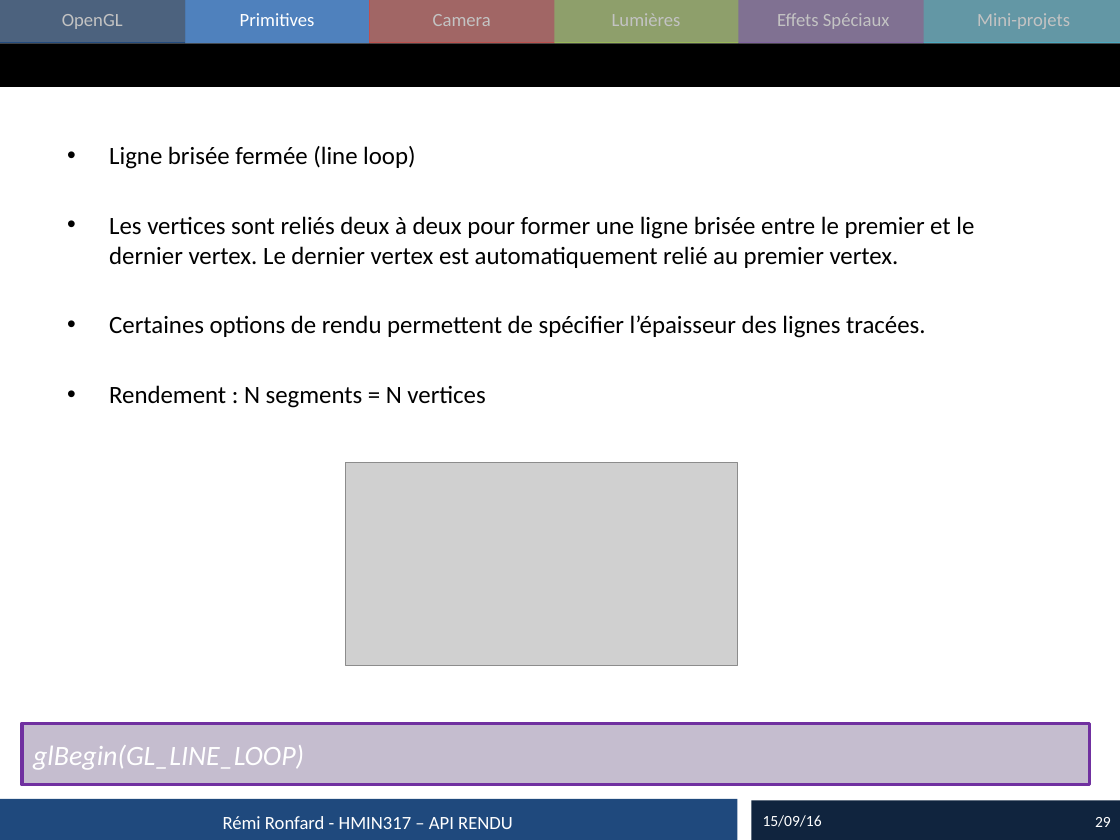
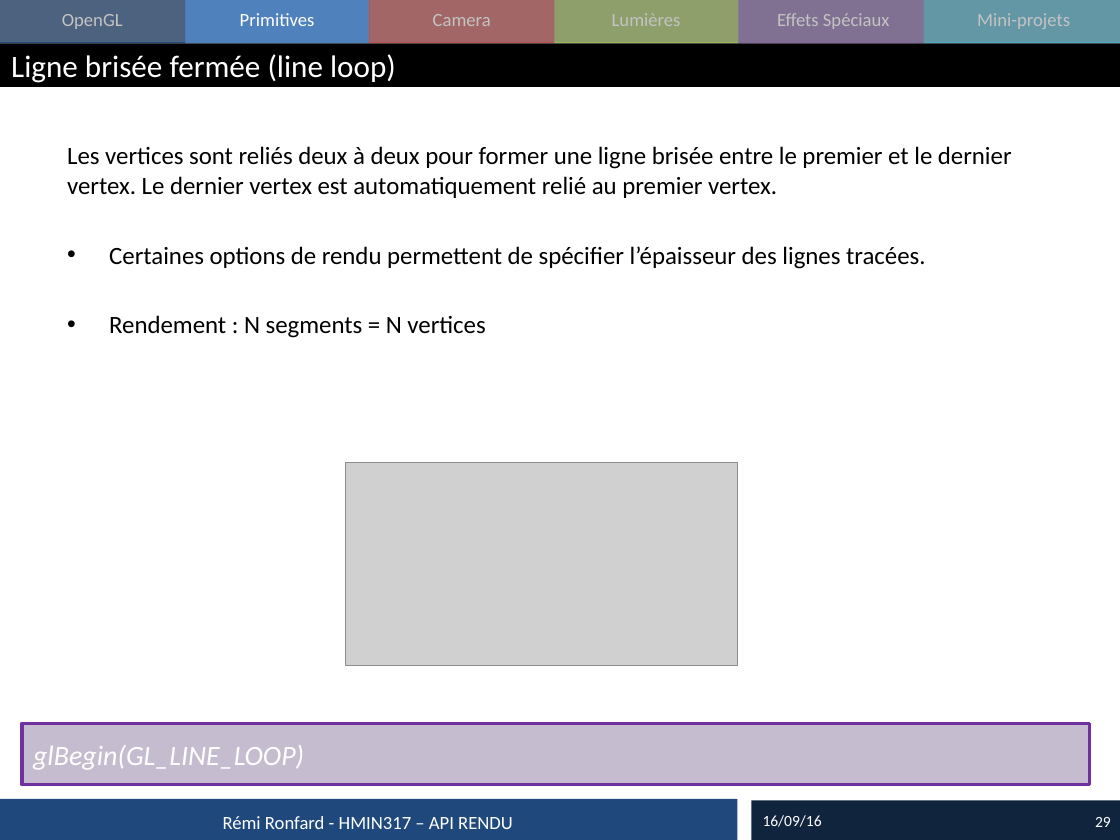
Before and after one commit to master-imagina/hmin317, a slide deck: slide 29 of cours/2016_01_Rendu.pptx. Drawn at 1120x840 pixels with LibreOffice and Linux fonts; fonts in the diff are those of the drawing; grey boxes stand for pictures. Boxes give left, top, right and bottom in pixels: in the first picture for what was removed or moved away, otherwise in the second. Text is boxed around its words. In the diff, an @@ line names an element or a change of style, - is before the commit and + after.

```diff
--- a/cours/2016_01_Rendu.pptx
+++ b/cours/2016_01_Rendu.pptx
@@ title added at [11, 54, 396, 83], 20 pt, text #FFFFFF @@
+Ligne brisée fermée (line loop)
@@ text at [67, 146, 1012, 198]: bullet • to none @@
@@ text at [109, 146, 415, 169]: paragraph removed @@
-• Ligne brisée fermée (line loop)
@@ text at [763, 815, 822, 827]: text changed @@
-15/09/16
+16/09/16
```
Also in this commit, not shown: 19 other slides changed, 1 slide added, 3 other files.
